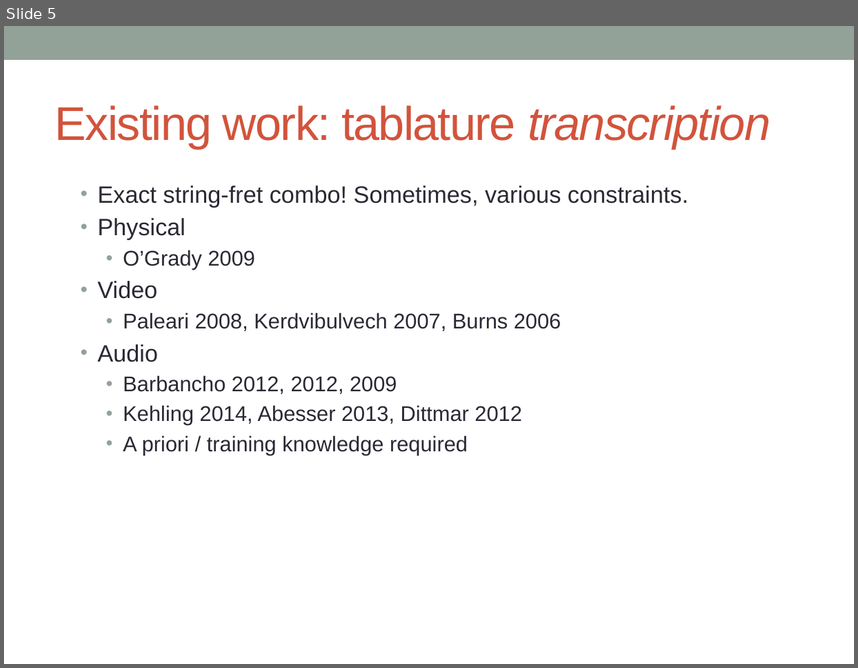
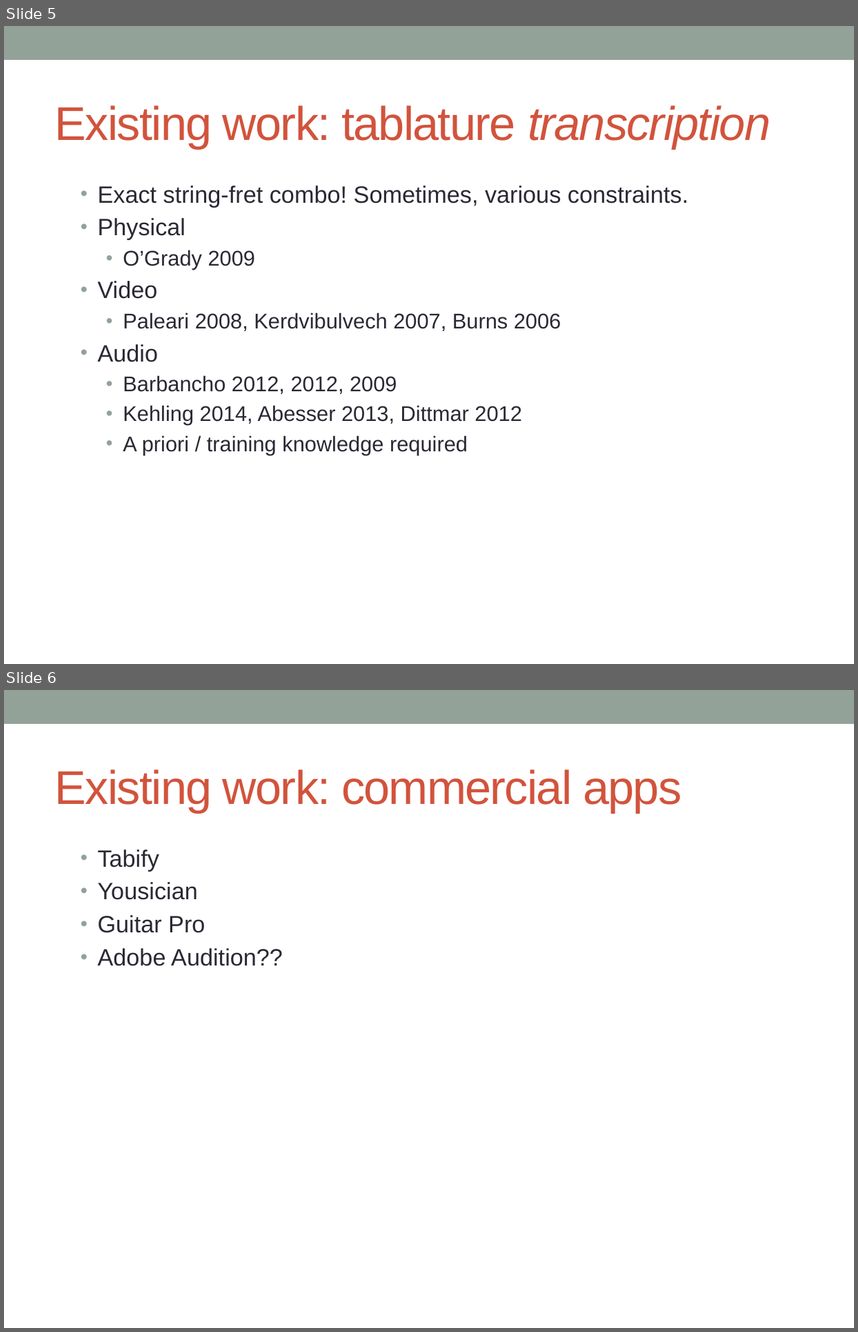
Before and after one commit to jmichel3/ms-thesis, a slide deck: proposal/proposal.pptx. Shown one above the other, each under a label of ours: slide 5 before the commit, slides 5 and 6 after it. The pictures are 858x668 and 858x1332 pixels, drawn with LibreOffice and Linux fonts; fonts in the diff are those of the drawing. Boxes give left, top, right and bottom in pixels: in the first picture for what was removed or moved away, otherwise in the second. Text is boxed around its words. In the diff, an @@ line names an element or a change of style, - is before the commit and + after.

```diff
--- a/proposal/proposal.pptx
+++ b/proposal/proposal.pptx
@@ slide 6 added at (4,690,854,1328), background #FFFFFF; not listed: 1 template element that a slide beside it also shows @@
@@ title added at (55,769,682,813), 40 pt, text #D2533C @@
+Existing work: commercial apps
@@ text added at (98,849,283,966), 20 pt, text #292934 @@
+  • Tabify
+  • Yousician
+  • Guitar Pro
+  • Adobe Audition??
```
Also in this commit, not shown: 3 slides changed, 11 other files.
